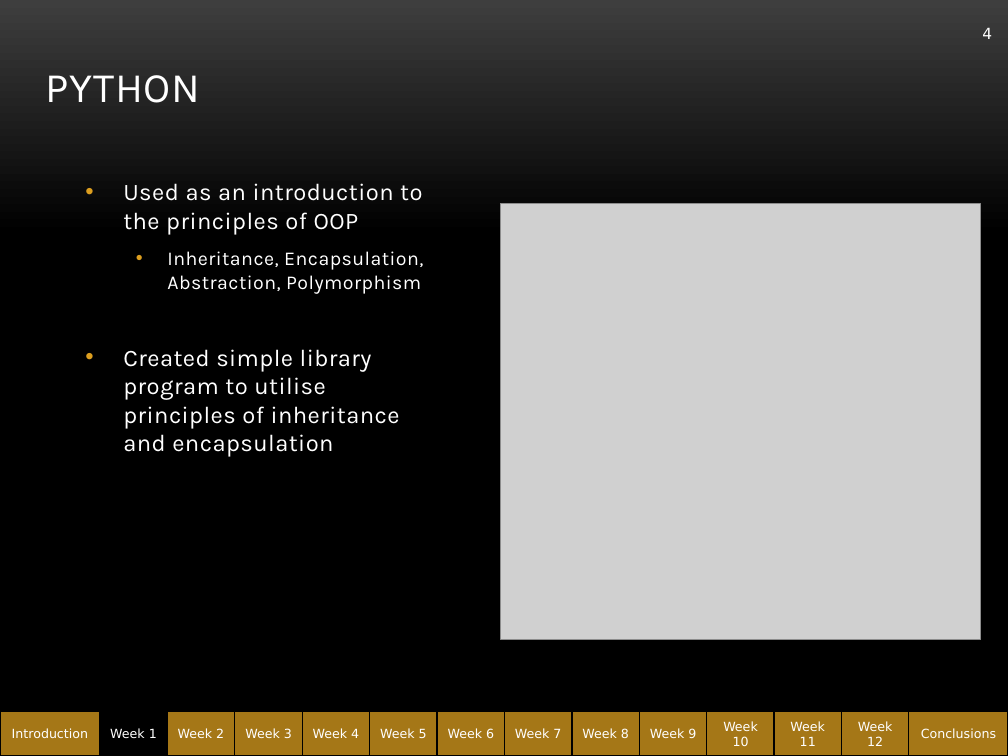
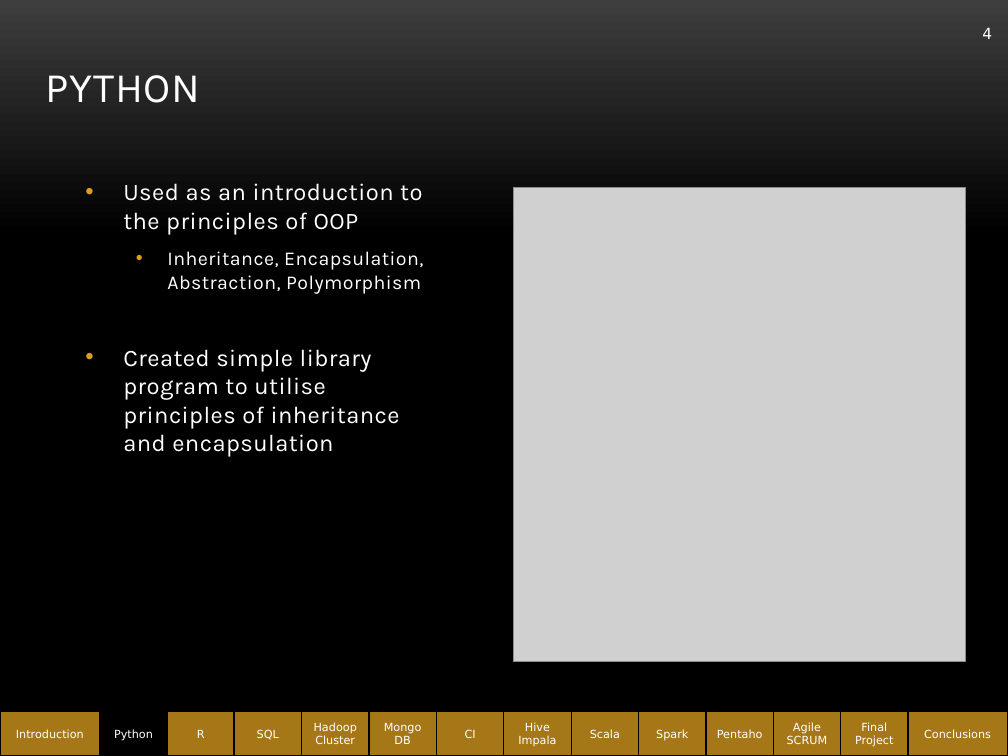
Before and after one commit to abe1ge/teletubbiesQAC, a slide deck: slide 4 of FinalPresentation.pptx. Drawn at 1008x756 pixels with LibreOffice and Linux fonts; fonts in the diff are those of the drawing; grey boxes stand for pictures; background and template pictures are left out. Boxes give left, top, right and bottom in pixels: in the first picture for what was removed or moved away, otherwise in the second. Text is boxed around its words. In the diff, an @@ line names an element or a change of style, - is before the commit and + after.

```diff
--- a/FinalPresentation.pptx
+++ b/FinalPresentation.pptx
@@ picture: place and size @@
-picture at (501,204,981,640)
+picture at (514,187,966,662)
@@ rectangle "Introduction" at (0,712,100,756): size 9 to 8 pt @@
@@ rectangle "Conclusions" at (908,712,1007,756): size 9 to 8 pt @@
@@ text in rectangle at (114,729,153,741): text changed; size 9 to 8 pt @@
-Week 1
+Python
@@ text in rectangle at (197,730,205,738): text changed; size 9 to 8 pt @@
-Week 2
+R
@@ text in rectangle at (257,729,279,740): text changed; size 9 to 8 pt @@
-Week 3
+SQL
@@ text in rectangle at (314,722,357,744): text changed; size 9 to 8 pt @@
-Week 4
+Hadoop Cluster
@@ text in rectangle at (384,723,422,744): text changed; size 9 to 8 pt @@
-Week 5
+Mongo DB
@@ text in rectangle at (465,729,476,738): text changed; size 9 to 8 pt @@
-Week 6
+CI
@@ text in rectangle at (518,722,556,746): text changed; size 9 to 8 pt @@
-Week 7
+Hive Impala
@@ text in rectangle at (590,729,620,738): text changed; size 9 to 8 pt @@
-Week 8
+Scala
@@ text in rectangle at (656,729,688,741): text changed; size 9 to 8 pt @@
-Week 9
+Spark
@@ text in rectangle at (717,729,763,738): text changed; size 9 to 8 pt @@
-Week 10
+Pentaho
@@ text in rectangle at (787,722,828,744): text changed; size 9 to 8 pt @@
-Week 11
+Agile SCRUM
@@ text in rectangle at (855,722,893,747): text changed; size 9 to 8 pt @@
-Week 12
+Final Project
```
Also in this commit, not shown: 47 other slides changed, 2 slides added, 1 slide removed.
